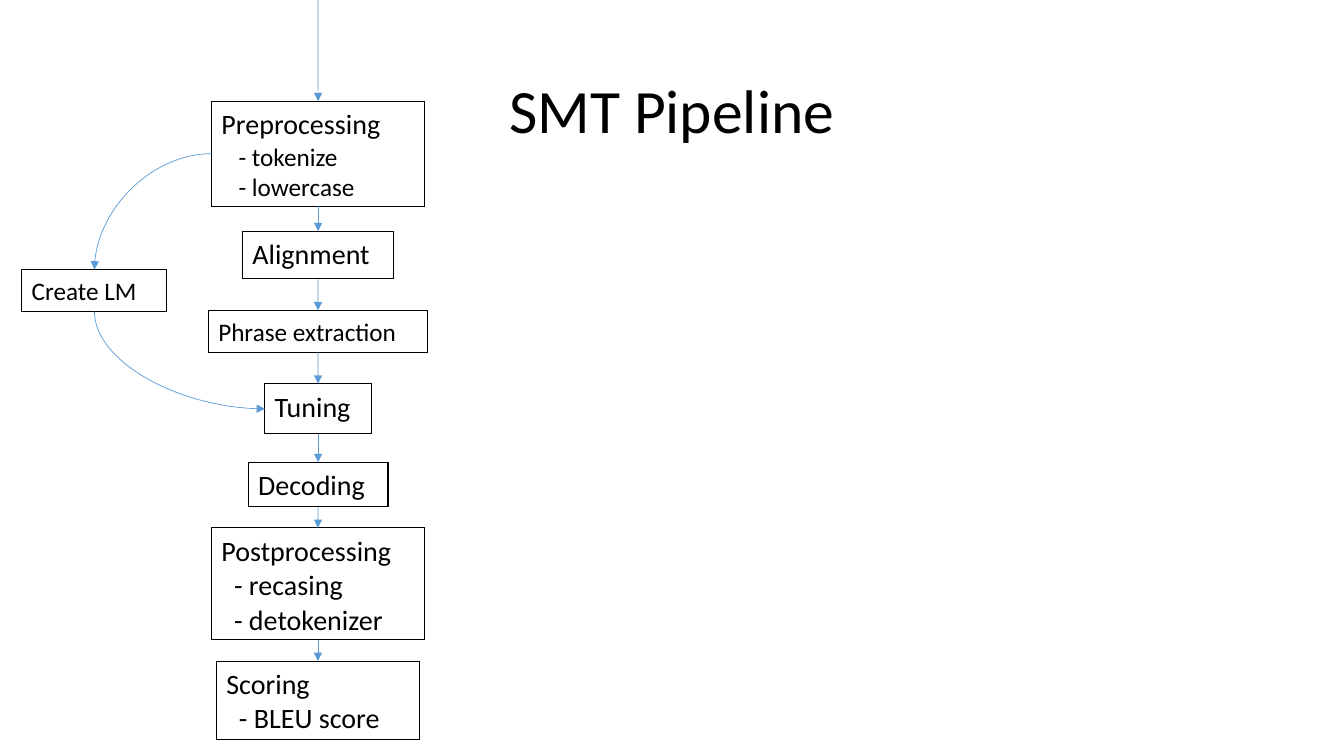
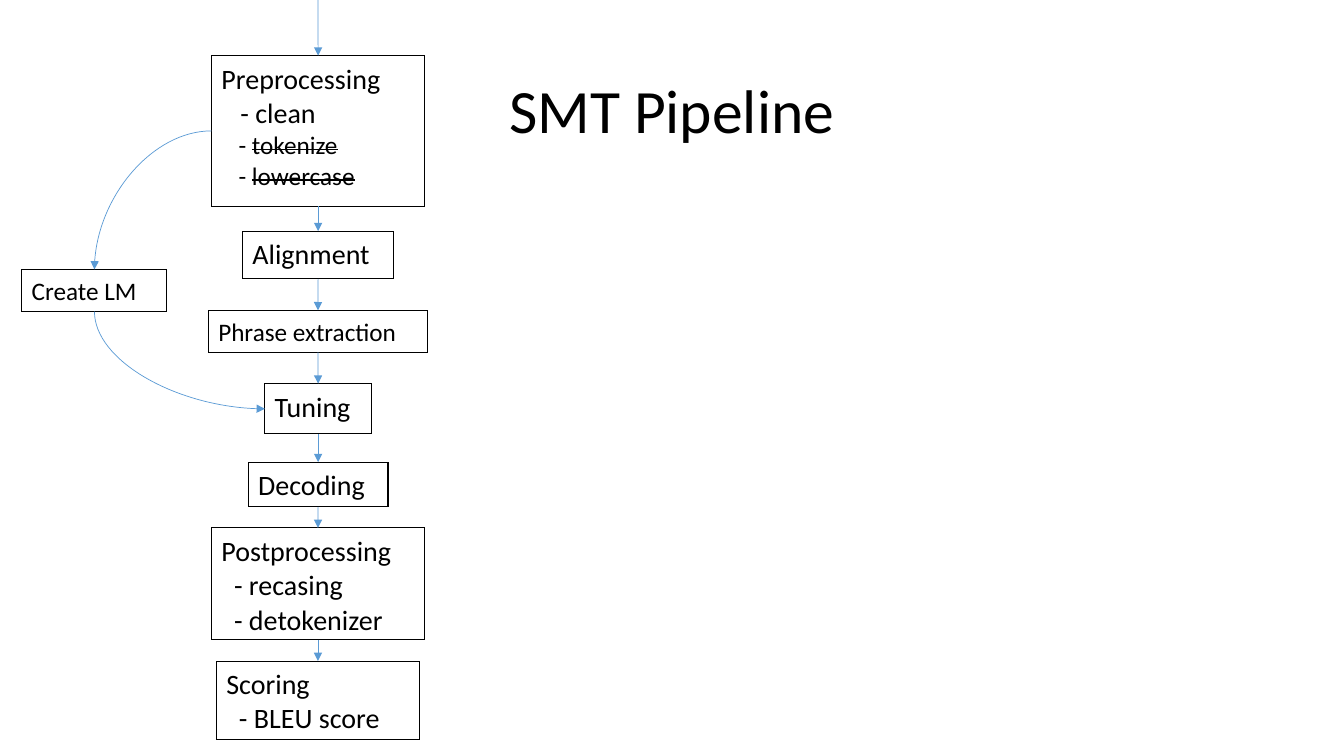
Before and after one commit to hieuhoang/papers, a slide deck: slide 5 of mtma16/slides.pptx. Drawn at 1344x756 pixels with LibreOffice and Linux fonts; fonts in the diff are those of the drawing. Boxes give left, top, right and bottom in pixels: in the first picture for what was removed or moved away, otherwise in the second. Text is boxed around its words. In the diff, an @@ line names an element or a change of style, - is before the commit and + after.

```diff
--- a/mtma16/slides.pptx
+++ b/mtma16/slides.pptx
@@ arrow moved from (318, 0) - (319, 101) to (318, 0) - (319, 55) @@
@@ rectangle "Preprocessing": place and size @@
-rectangle "Preprocessing" at bbox=[212, 101, 424, 206]
+rectangle "Preprocessing" at bbox=[212, 55, 424, 206]
@@ text in rectangle at bbox=[255, 103, 315, 124]: paragraph added @@
+- clean
@@ curved arrow moved from (212, 153) - (95, 269) to (212, 131) - (95, 269) @@
@@ text in rectangle at bbox=[252, 136, 355, 186]: strikethrough on in "tokenize", "lowercase" @@
```
Also in this commit, not shown: 5 other slides changed, 8 slides added, 1 other file.
